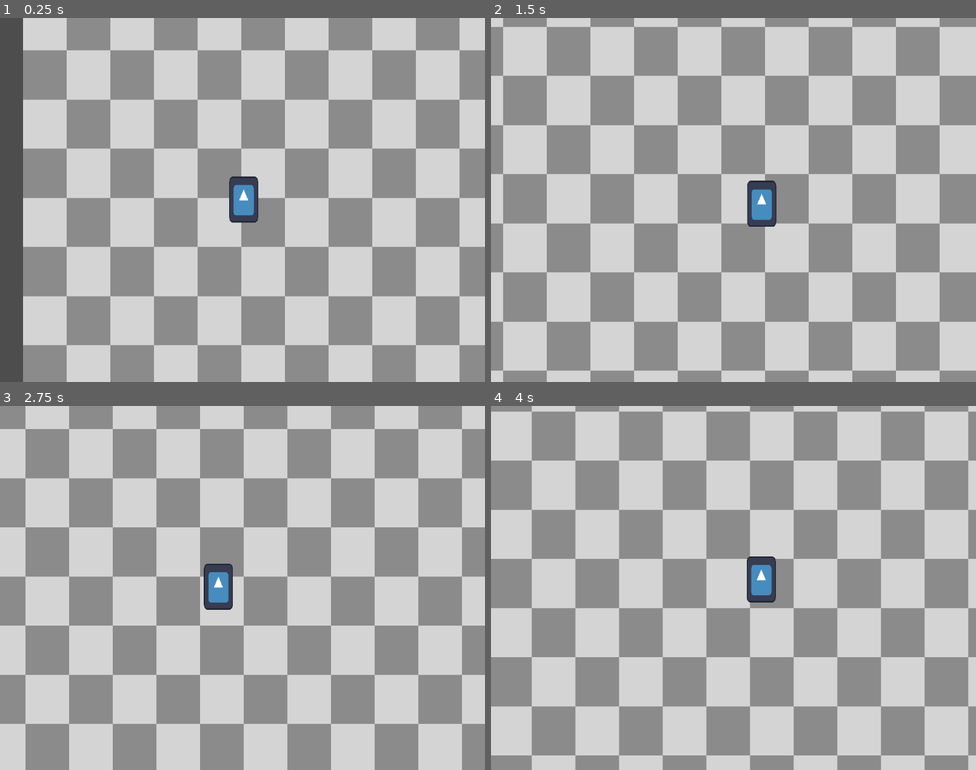
Above: before the commit, frames 1-4 (two rows, left to right).
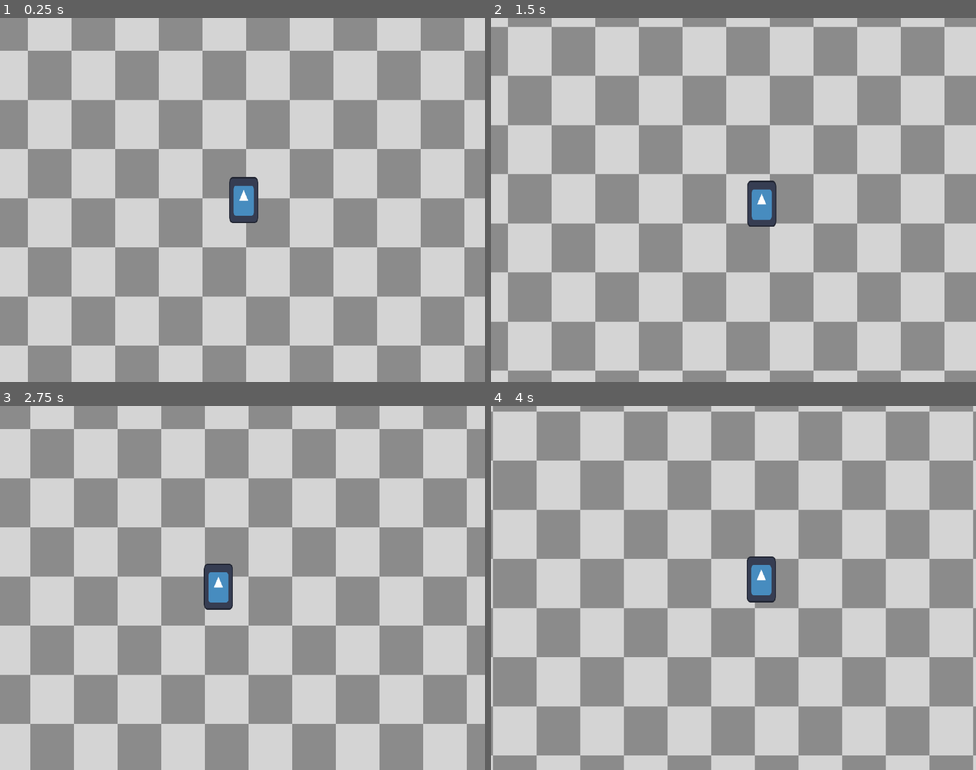
Above: after the commit, the same moments.

Repository: inukhann/AlpisteJam
Game: Godot game, scene res://scenes/map.tscn
The game is run twice, just before and just after one commit, with the same random seed, the same clock (stepped at 60 frames per second) and the same inputs. The engine's default icon, where the game draws it, is replaced by a stand-in: a white triangle on a blue panel in a dark square.
Inputs:
- Up to frame 1 (0.25 s): no input
- Up to frame 2 (1.5 s): hold Right (MOVE_RIGHT) from 0.53 s (still down); tap Shift (DASH) at 0.6 s; tap Up (JUMP) at 0.77 s; tap Q (DETACH_HEAD) at 1.35 s
- Up to frame 3 (2.75 s): tap Up (JUMP) at 1.52 s; release Right (MOVE_RIGHT) at 2.03 s; hold Left (MOVE_LEFT) from 2.03 s (still down); hold Ctrl (DETACH_LEGS) from 2.03 s (still down)
- Up to frame 4 (4 s): release Left (MOVE_LEFT) at 2.78 s; release Ctrl (DETACH_LEGS) at 2.78 s; hold Right (MOVE_RIGHT) from 2.78 s (still down); tap E (DETACH_LIMBS) at 2.85 s; tap Up (JUMP) at 3.02, 3.77 s; tap Shift (DASH) at 3.6 s

The runs differ from the first frame. In frame 1, 16% of the frame differs, in the area x 0-100%, y 0-100%; in frame 2, 11%; in frame 3, 11%; in frame 4, 11%.

Commit message:
Fix duplicate spark

Diff:
--- a/LimbPunk/scenes/map.tscn
+++ b/LimbPunk/scenes/map.tscn
@@ -1,7 +1,7 @@
 [gd_scene load_steps=4 format=3 uid="uid://dixdibb3jpbi5"]
 
 [ext_resource type="Texture2D" uid="uid://f4rm8jhpbwuv" path="res://sprites/test_tile.png" id="1_reajk"]
-[ext_resource type="PackedScene" uid="uid://deaj2dwrifxw5" path="res://Spark.tscn" id="2_yv3gi"]
+[ext_resource type="PackedScene" uid="uid://deaj2dwrifxw5" path="res://scenes/Spark.tscn" id="2_gtyll"]
 
 [sub_resource type="RectangleShape2D" id="RectangleShape2D_yfpq0"]
 size = Vector2(356, 20)
@@ -17,8 +17,8 @@
 scale = Vector2(4.5, 5.0625)
 texture = ExtResource("1_reajk")
 
-[node name="Spark" parent="." instance=ExtResource("2_yv3gi")]
-position = Vector2(181, 284)
+[node name="Spark" parent="." instance=ExtResource("2_gtyll")]
+position = Vector2(249, 283)
 
 [node name="StaticBody2D" type="StaticBody2D" parent="."]
 position = Vector2(152, 316)
